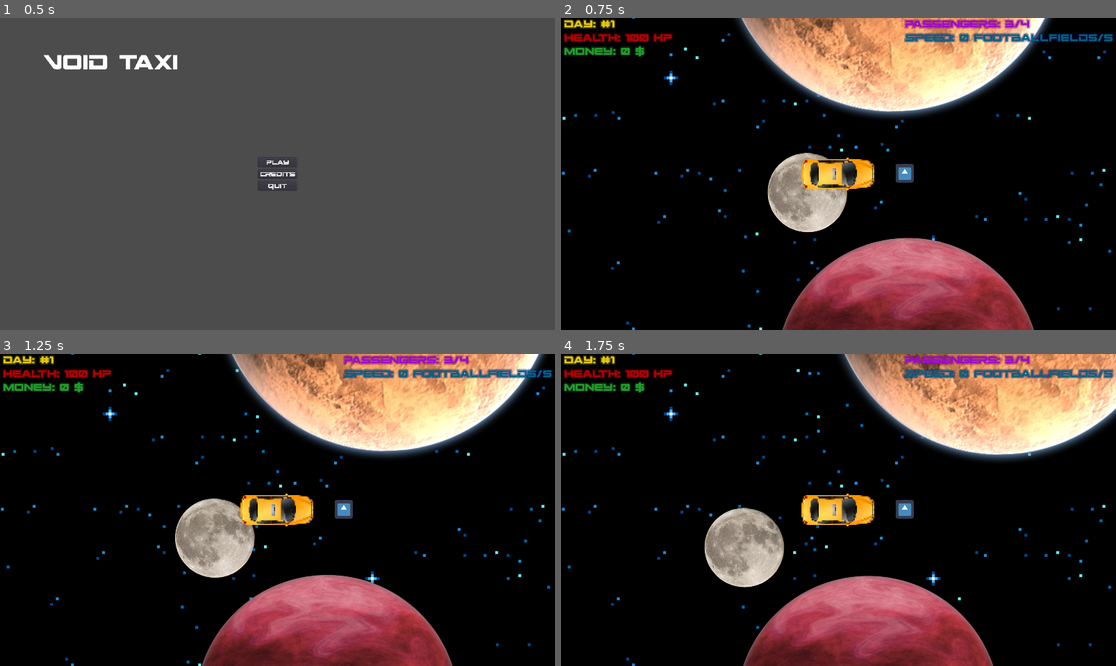
Above: before the commit, frames 1-4 (two rows, left to right).
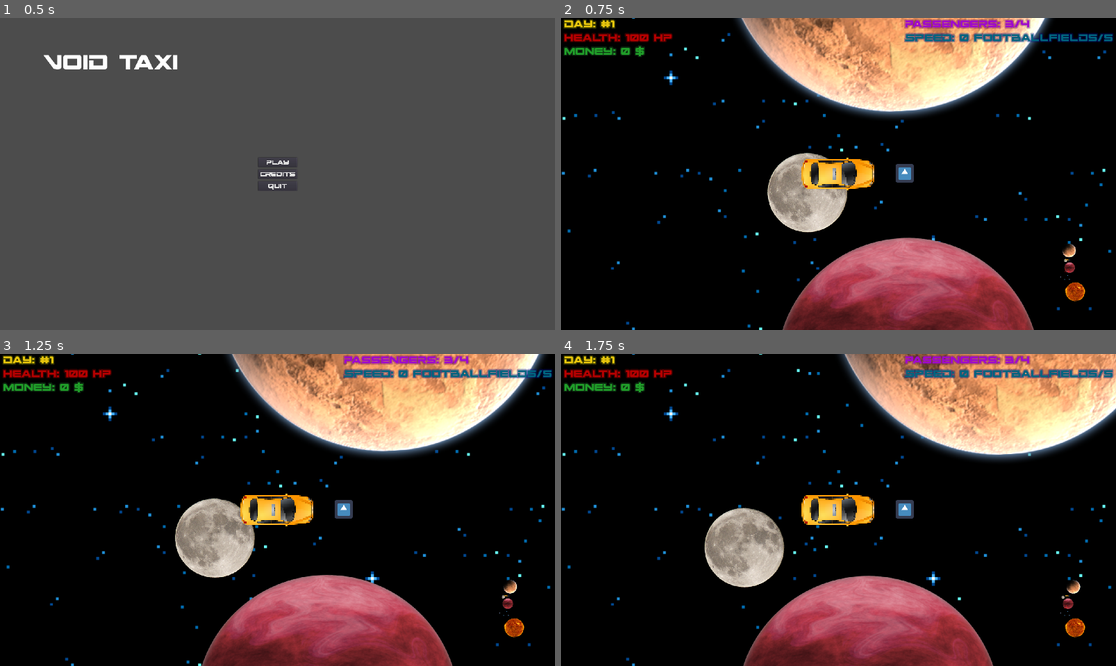
Above: after the commit, the same moments.

Repository: game-jam-team-gut/void-taxi
Game: Godot game, scene res://MainMenu.tscn
Same seed, same stepped clock (60 frames per second), same inputs: the game is played once before the commit and once after it. The engine's default icon, where the game draws it, is replaced by a stand-in: a white triangle on a blue panel in a dark square.
Inputs:
- Up to frame 1 (0.5 s): no input
- Up to frame 2 (0.75 s): click "Play" at 0.5 s
- Up to frame 3 (1.25 s): no input
- Up to frame 4 (1.75 s): hold Right (ui_right) from 1.28 s (still down)

Frame 1 is identical in both runs. In frame 2, 0.6% of the frame differs, in the area x 0-98%, y 3-100%; in frame 3, 0.6%, in the area x 0-98%, y 0-100%; in frame 4, 0.6%.

Commit message:
Add basic minimap

Diff:
--- /dev/null
+++ b/Main.tscn
@@ -0,0 +1,53 @@
+[gd_scene load_steps=4 format=2]
+
+[ext_resource path="res://Void.tscn" type="PackedScene" id=1]
+[ext_resource path="res://Main/Main.gd" type="Script" id=2]
+[ext_resource path="res://Void/background.png" type="Texture" id=3]
+
+[node name="Main" type="Node2D"]
+script = ExtResource( 2 )
+
+[node name="MainViewportContainer" type="ViewportContainer" parent="."]
+margin_right = 40.0
+margin_bottom = 40.0
+__meta__ = {
+"_edit_use_anchors_": false
+}
+
+[node name="Viewport" type="Viewport" parent="MainViewportContainer"]
+size = Vector2( 1920, 1080 )
+handle_input_locally = false
+render_target_update_mode = 3
+
+[node name="Void" parent="MainViewportContainer/Viewport" instance=ExtResource( 1 )]
+
+[node name="TextureRect" type="TextureRect" parent="."]
+visible = false
+margin_left = 1600.89
+margin_top = 687.308
+margin_right = 1900.89
+margin_bottom = 987.308
+texture = ExtResource( 3 )
+expand = true
+__meta__ = {
+"_edit_use_anchors_": false
+}
+
+[node name="MinimapViewportContainer" type="ViewportContainer" parent="."]
+margin_left = 1600.47
+margin_top = 687.308
+margin_right = 1900.47
+margin_bottom = 987.308
+__meta__ = {
+"_edit_use_anchors_": false
+}
+
+[node name="Viewport" type="Viewport" parent="MinimapViewportContainer"]
+size = Vector2( 300, 300 )
+transparent_bg = true
+handle_input_locally = false
+render_target_update_mode = 3
+
+[node name="Camera2D" type="Camera2D" parent="MinimapViewportContainer/Viewport"]
+current = true
+zoom = Vector2( 25, 25 )
--- /dev/null
+++ b/Main/Main.gd
@@ -0,0 +1,12 @@
+extends Node2D
+
+onready var player_taxi = get_node("MainViewportContainer/Viewport/Void/Taxi")
+onready var minimap_camera = get_node("MinimapViewportContainer/Viewport/Camera2D")
+
+func _ready():
+	$MinimapViewportContainer/Viewport.world_2d = $MainViewportContainer/Viewport.world_2d
+
+
+# Called every frame. 'delta' is the elapsed time since the previous frame.
+func _process(delta):
+	minimap_camera.position = player_taxi.position
--- a/MainMenu/MainMenu.gd
+++ b/MainMenu/MainMenu.gd
@@ -17,5 +17,5 @@
 
 
 func _on_Button_pressed():
-	get_tree().change_scene("res://Void.tscn")
+	get_tree().change_scene("res://Main.tscn")
 	pass # Replace with function body.
--- /dev/null
+++ b/Void/Minimap.gd
@@ -0,0 +1,17 @@
+extends Sprite
+
+
+# Declare member variables here. Examples:
+# var a = 2
+# var b = "text"
+
+onready var viewport = get_node("../Viewport")
+
+# Called when the node enters the scene tree for the first time.
+func _ready():
+	pass # Replace with function body.
+
+
+
+func _process(delta):
+	pass
--- a/Void/Taxi.tscn
+++ b/Void/Taxi.tscn
@@ -55,14 +55,14 @@
 [node name="CollisionShape2D" type="CollisionShape2D" parent="PassengerDetector"]
 shape = SubResource( 1 )
 
+[node name="Sprite" type="Sprite" parent="."]
+texture = ExtResource( 1 )
+
+[node name="Camera2D" type="Camera2D" parent="."]
+current = true
+
 [node name="CollisionShape2D" type="CollisionShape2D" parent="."]
 shape = SubResource( 2 )
-
-[node name="Sprite" type="Sprite" parent="CollisionShape2D"]
-texture = ExtResource( 1 )
-
-[node name="Camera2D" type="Camera2D" parent="CollisionShape2D"]
-current = true
 
 [node name="CanvasLayer" type="CanvasLayer" parent="."]
 
@@ -74,25 +74,31 @@
 }
 
 [node name="VBoxContainer" type="VBoxContainer" parent="CanvasLayer/HBoxContainer"]
+margin_bottom = 137.0
 __meta__ = {
 "_edit_use_anchors_": false
 }
 
 [node name="Day" type="Label" parent="CanvasLayer/HBoxContainer/VBoxContainer"]
-custom_fonts/font = SubResource( 7 )
+margin_bottom = 43.0
+custom_fonts/font = SubResource( 3 )
 custom_colors/font_color = Color( 0.913725, 0.780392, 0.0509804, 1 )
 __meta__ = {
 "_edit_use_anchors_": false
 }
 
 [node name="Health" type="Label" parent="CanvasLayer/HBoxContainer/VBoxContainer"]
-custom_fonts/font = SubResource( 3 )
+margin_top = 47.0
+margin_bottom = 90.0
+custom_fonts/font = SubResource( 4 )
 custom_colors/font_color = Color( 0.713726, 0, 0, 1 )
 __meta__ = {
 "_edit_use_anchors_": false
 }
 
 [node name="Money" type="Label" parent="CanvasLayer/HBoxContainer/VBoxContainer"]
+margin_top = 94.0
+margin_bottom = 137.0
 custom_fonts/font = SubResource( 5 )
 custom_colors/font_color = Color( 0.129412, 0.619608, 0.164706, 1 )
 __meta__ = {
@@ -108,6 +114,7 @@
 }
 
 [node name="VBoxContainer2" type="VBoxContainer" parent="CanvasLayer/HBoxContainer2"]
+margin_bottom = 90.0
 __meta__ = {
 "_edit_use_anchors_": false
 }
Not shown: 3 places in Void/Taxi.tscn that only renumber resources
